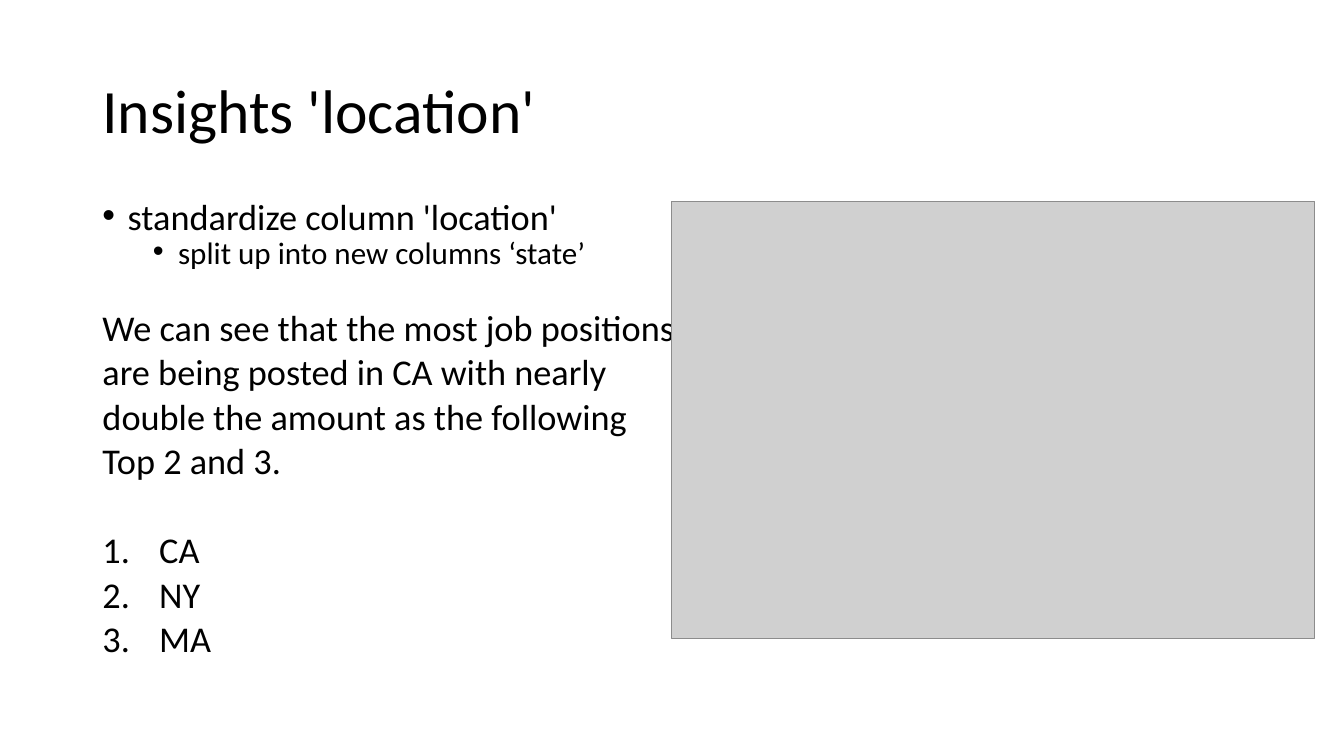
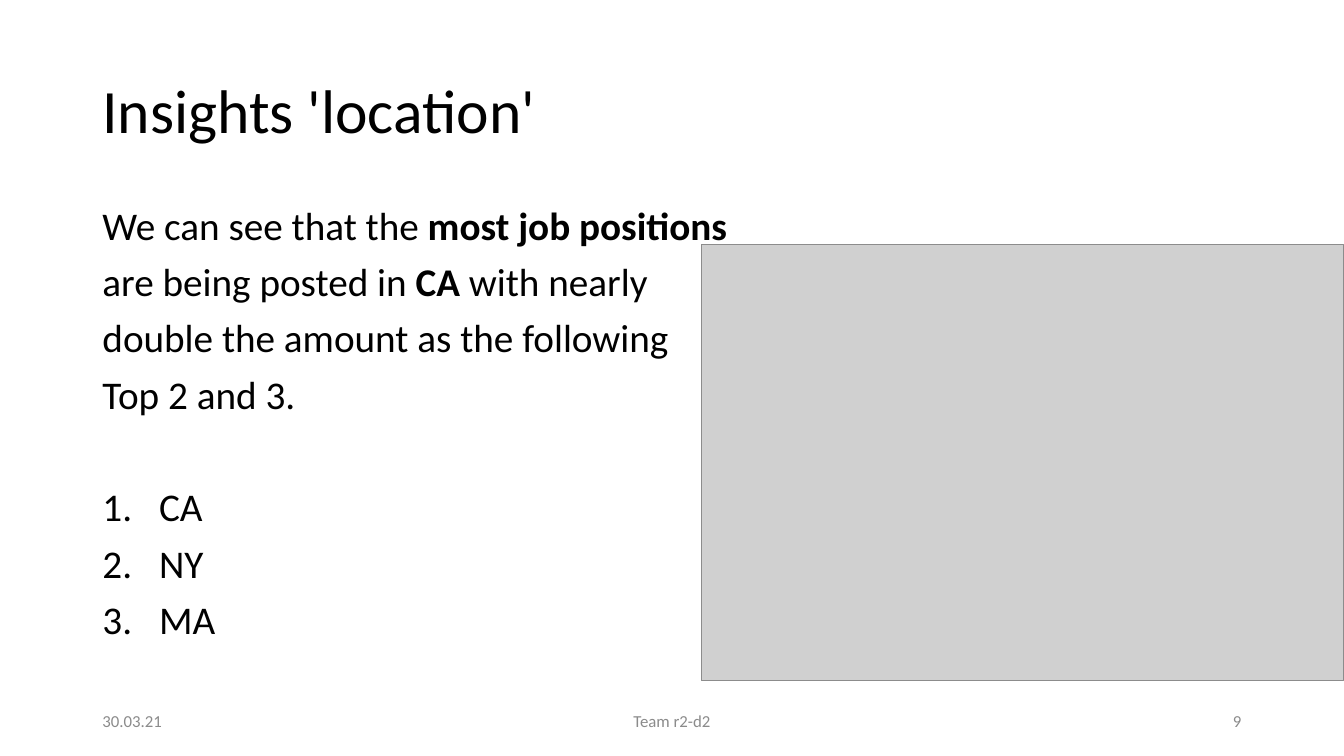
Before and after one commit to JosephineBiedermann/GroupProject1, a slide deck: slide 9 of Project1Presentation.pptx (slide 8 before the commit). Drawn at 1344x756 pixels with LibreOffice and Linux fonts; fonts in the diff are those of the drawing; grey boxes stand for pictures. Boxes give left, top, right and bottom in pixels: in the first picture for what was removed or moved away, otherwise in the second. Text is boxed around its words. In the diff, an @@ line names an element or a change of style, - is before the commit and + after.

```diff
--- a/Project1Presentation.pptx
+++ b/Project1Presentation.pptx
@@ text "We can see that the ..." at box(102, 212, 727, 634): size 25.9 to 28 pt; bold on in "most job positions", "CA"; line spacing 0.7 to 0.9 @@
@@ text at box(128, 204, 585, 269): paragraphs removed @@
-• standardize column 'location'
-  • split up into new columns ‘state’
@@ picture: place and size @@
-picture at box(673, 202, 1316, 638)
+picture at box(702, 244, 1344, 681)
@@ text added at box(102, 716, 161, 727), 12 pt, text #8C8C8C @@
+30.03.21
@@ text added at box(633, 715, 711, 727), 12 pt, text #8C8C8C @@
+Team r2-d2
@@ page number added at box(1233, 716, 1241, 727), 12 pt, text #8C8C8C @@
+9
```
Also in this commit, not shown: 13 other slides changed, 6 slides added, 1 slide removed.
